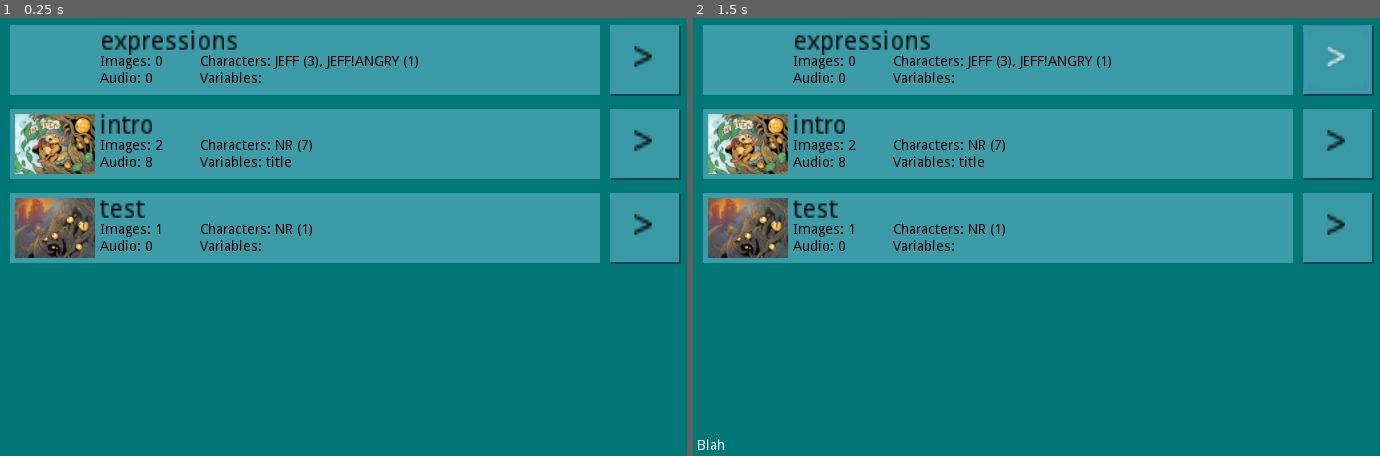
Above: before the commit, frames 1-2 (left to right).
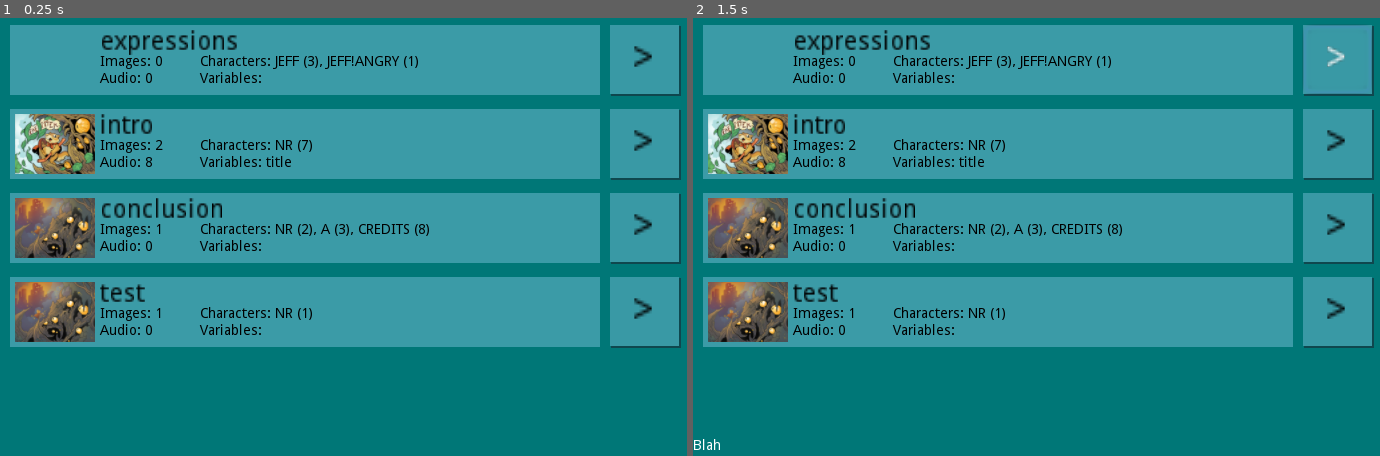
Above: after the commit, the same moments.

Repository: Parmeisan/SceneManager
Game: Godot game, scene res://Game.tscn
The game is run twice, just before and just after one commit, with the same random seed, the same clock (stepped at 60 frames per second) and the same inputs.
Inputs:
- Up to frame 1 (0.25 s): no input
- Up to frame 2 (1.5 s): click ">" at 0.5 s; click ">" at 1.25 s

The runs differ from the first frame. In frame 1, 16% of the frame differs, in the area x 1-100%, y 41-76%; in frame 2, 16%, in the area x 0-100%, y 41-99%.

Commit message:
Possibly not in the Age of Greg version

Diff:
--- a/Game.tscn
+++ b/Game.tscn
@@ -7,6 +7,9 @@
 
 [node name="SceneExplorer" type="Control"]
 script = ExtResource( 2 )
+__meta__ = {
+"_edit_use_anchors_": false
+}
 
 [node name="SceneList" type="ColorRect" parent="."]
 anchor_right = 1.0
@@ -18,6 +21,9 @@
 anchor_right = 1.0
 anchor_bottom = 1.0
 rect_min_size = Vector2( 0, 80 )
+__meta__ = {
+"_edit_use_anchors_": false
+}
 
 [node name="GridScene" type="Control" parent="SceneList/GridContainer"]
 margin_bottom = 80.0
@@ -58,6 +64,9 @@
 custom_colors/font_color = Color( 0, 0, 0, 1 )
 text = "Images:
 Audio:"
+__meta__ = {
+"_edit_use_anchors_": false
+}
 
 [node name="ItemDetail" type="Label" parent="SceneList/GridContainer/GridScene"]
 margin_left = 200.0
@@ -91,5 +100,8 @@
 custom_colors/font_color = Color( 0, 0, 0, 1 )
 text = ">"
 flat = true
+__meta__ = {
+"_edit_use_anchors_": false
+}
 
 [node name="SceneManager" parent="." instance=ExtResource( 1 )]
--- a/SceneManager/SceneManager.gd
+++ b/SceneManager/SceneManager.gd
@@ -137,7 +137,15 @@
 	return variables[v]
 func SetVar(v, to):
 	variables[v] = to
-	print(variables)
+func ReplaceVars(s):
+	var result : String = s
+	# Replace variables with their values
+	for v in variables.keys():
+		result = result.replace("$" + v, variables[v])
+	# Some other replacements
+	result = result.replace("\\n", "\n")
+	result = result.replace("///", "\n")
+	return result
 
 # Wait-related functions
 func WaitIncrement(seconds):
@@ -222,7 +230,7 @@
 				mode = MODES.RUNNING
 			cmd.TYPE.DIALOGUE:
 				var box = get_node("Speaker_Text")
-				box.text = cmd.dial_line
+				box.text = ReplaceVars(cmd.dial_line)
 				# This is quick-and-dirty, we'll want some scaffolding around this
 				if characters.has(cmd.dial_character):
 					var c : SceneCharacter = characters[cmd.dial_character]
--- a/SceneManager/SceneManager.tscn
+++ b/SceneManager/SceneManager.tscn
@@ -33,6 +33,9 @@
 margin_right = 744.0
 margin_bottom = 596.0
 autowrap = true
+__meta__ = {
+"_edit_use_anchors_": false
+}
 
 [node name="Characters" type="Node2D" parent="."]
 
@@ -40,9 +43,6 @@
 margin_right = 40.0
 margin_bottom = 40.0
 script = ExtResource( 2 )
-__meta__ = {
-"_edit_use_anchors_": false
-}
 character_abbreviation = "NR"
 character_full_name = "Treefoot"
 neutral_image = ExtResource( 4 )
@@ -51,3 +51,15 @@
 dialogue_colour = Color( 0.796078, 0.505882, 0.333333, 1 )
 dialogue_fontname = "CaveatBrush-Regular.ttf"
 dialogue_fontsize = 28
+
+[node name="Arborent" type="Control" parent="Characters"]
+margin_right = 40.0
+margin_bottom = 40.0
+script = ExtResource( 2 )
+character_abbreviation = "A"
+character_full_name = "Arborent"
+emotion_keywords = [ "serious" ]
+emotion_images = [ ExtResource( 3 ) ]
+dialogue_colour = Color( 0.223529, 0.615686, 0.294118, 1 )
+dialogue_fontname = "CaveatBrush-Regular.ttf"
+dialogue_fontsize = 28
--- a/SceneManager/ScriptCommand.gd
+++ b/SceneManager/ScriptCommand.gd
@@ -108,5 +108,5 @@
 		if dialog:
 			command_type = TYPE.DIALOGUE
 		dial_character = line.substr(0, colon).strip_edges()
-		dial_line = line.substr(colon + 1)
+		dial_line = line.substr(colon + 1).strip_edges()
 		dial_emotion = "neutral" # TODO
--- a/project.godot
+++ b/project.godot
@@ -50,7 +50,7 @@
 
 ui_skip={
 "deadzone": 0.5,
-"events": [ Object(InputEventKey,"resource_local_to_scene":false,"resource_name":"","device":0,"alt":false,"shift":false,"control":false,"meta":false,"command":false,"pressed":false,"scancode":16777217,"physical_scancode":0,"unicode":0,"echo":false,"script":null)
+"events": [ Object(InputEventKey,"resource_local_to_scene":false,"resource_name":"","device":0,"alt":false,"shift":false,"control":false,"meta":false,"command":false,"pressed":false,"scancode":16777217,"unicode":0,"echo":false,"script":null)
  ]
 }
 ui_click={
Not shown, added: Assets/scripts/conclusion.txt
Not shown, changed: Assets/scripts/test.txt
Not shown, removed: desktop.ini
